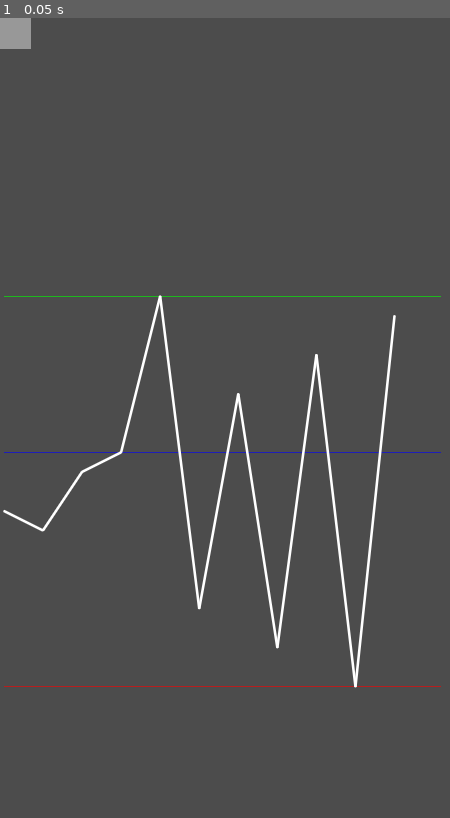
Above: before the commit, frame 1.
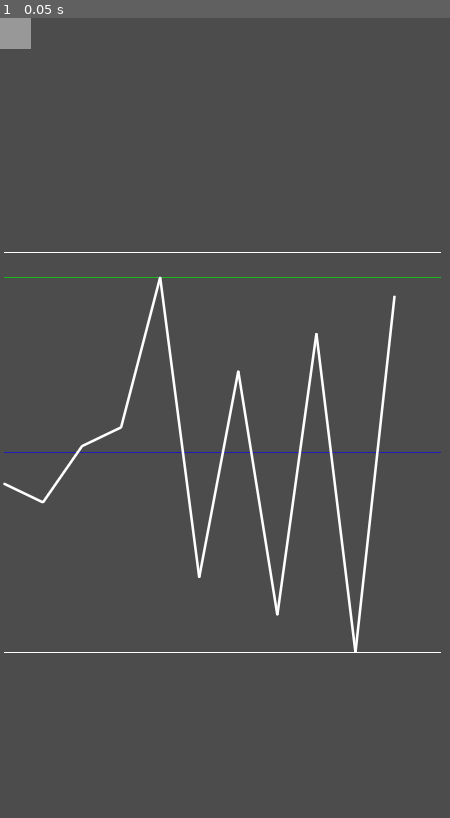
Above: after the commit, the same moment.

Repository: AndreMoukarzel/Grana-Preta
Game: Godot game, scene res://IndexDisplay.tscn
The game is run twice, just before and just after one commit, with the same random seed, the same clock (stepped at 60 frames per second) and the same inputs. This scene is started directly instead of the project's main scene.
Inputs:
- Up to frame 1 (0.05 s): no input

The runs differ from the first frame. In frame 1, 4.2% of the frame differs, in the area x 0-98%, y 29-84%.

Commit message:
Fix Graph's points escaping its limits

Diff:
--- a/IndexDisplay.gd
+++ b/IndexDisplay.gd
@@ -11,6 +11,8 @@
 	var total_height : int # total height of the graph
 	var color : Color # color of the graph's line
 	var line_width : float # width of the graph's line
+	var point_dist : Vector2 # distance between points in this graph
+	var value_offset = 0 # distance the points will be moved to fit centrally in the graph
 
 	func _init(values, pos, central_val = null, val_range = null, total_width = 560,\
 	           total_height = 512, color = Color(1, 1, 1), line_width = 1.0):
@@ -36,17 +38,28 @@
 		self.total_height = total_height
 		self.color        = color
 		self.line_width   = line_width
+		self.point_dist   = Vector2(self.total_width/self.values.size(),\
+		                           -self.total_height/(self.values.max() - self.values.min() + 1)) # point_dist.y is negative because positive values go down visually
+		var max_diff = self.values.max() - self.central_val
+		if -self.point_dist.y * max_diff > self.total_height/2:
+			self.value_offset = max_diff - self.total_height/(2*-self.point_dist.y)
+		else:
+			var min_diff = self.central_val - self.values.min()
+			if -self.point_dist.y * min_diff > self.total_height/2:
+				self.value_offset = -(min_diff - self.total_height/(2*-self.point_dist.y))
+
+		for i in range(self.values.size()):
+			self.values[i] -= self.value_offset
+
 
 	func graph_points():
-		var point_dist    = Vector2(self.total_width/self.values.size(),\
-		                         -self.total_height/(self.values.max() - self.values.min())) # point_dist.y is negative because positive values go down visually
 		var first_diff = self.values[0] - self.central_val
-		print(first_diff)
-		var current_point = Vector2(self.pos.x, self.pos.y + (point_dist.y * first_diff) + self.total_height/2)
+		var current_point = self.get_midpoint() + Vector2(0, self.point_dist.y * first_diff)
 		var points = []
+
 		points.append(current_point)
 		for i in range(1, self.values.size()):
-			current_point += Vector2(point_dist.x, point_dist.y * (self.values[i] - self.values[i-1]))
+			current_point += Vector2(self.point_dist.x, self.point_dist.y * (self.values[i] - self.values[i-1]))
 			points.append(current_point)
 
 		return points
@@ -54,27 +67,28 @@
 	func get_midpoint():
 		return Vector2(self.pos.x, self.pos.y + self.total_height/2)
 
+	# Returns line vertically positioned at central_val
 	func get_central_line_points():
 		return [self.get_midpoint(), self.get_midpoint() + Vector2(self.total_width, 0)]
 
+	# Returns line that represents the top perimeter of the graph
 	func get_top_line_points():
 		return [self.pos, self.pos + Vector2(self.total_width, 0)]
 
+	# Returns line that represents the bottom perimeter of the graph
 	func get_bottom_line_points():
 		return [self.pos + Vector2(0, self.total_height), self.pos + Vector2(self.total_width, self.total_height)]
 
+	# Returns the line vertically positioned at the maximum value in the graph
 	func get_max_line_points():
-		var point_dist = Vector2(self.total_width/self.values.size(),\
-		                        -self.total_height/(self.values.max() - self.values.min())) # point_dist.y is negative because positive values go down visually
 		var max_val = self.values.max()
-		var diff = Vector2(0, (max_val - self.central_val) * point_dist.y)
+		var diff = Vector2(0, (max_val - self.central_val) * self.point_dist.y)
 		return[self.get_midpoint() + diff, self.get_midpoint() + diff + Vector2(self.total_width, 0)]
 
+	# Returns the line vertically positioned at the minimum value in the graph
 	func get_min_line_points():
-		var point_dist = Vector2(self.total_width/self.values.size(),\
-		                        -self.total_height/(self.values.max() - self.values.min())) # point_dist.y is negative because positive values go down visually
 		var min_val = self.values.min()
-		var diff = Vector2(0, (min_val - self.central_val) * point_dist.y)
+		var diff = Vector2(0, (min_val - self.central_val) * self.point_dist.y)
 		return[self.get_midpoint() + diff, self.get_midpoint() + diff + Vector2(self.total_width, 0)]
 
 func _ready():
@@ -85,13 +99,17 @@
 
 func _draw():
 	var LG = LineGraph.new(values, Vector2(5, 300), 3.0)
-	var points = LG.graph_points()
-	var top = LG.get_max_line_points()
+	var points  = LG.graph_points()
+	var top     = LG.get_top_line_points()
+	var maximum = LG.get_max_line_points()
 	var central = LG.get_central_line_points()
-	var bot = LG.get_min_line_points()
+	var minimum = LG.get_min_line_points()
+	var bot     = LG.get_bottom_line_points()
 
-	draw_line(top[0], top[1], Color(0, 1, 0, .6))
+	draw_line(top[0], top[1], Color(1, 1, 1))
+	draw_line(maximum[0], maximum[1], Color(0, 1, 0, .6))
 	draw_line(central[0], central[1], Color(0, 0, 1, .6))
-	draw_line(bot[0], bot[1], Color(1, 0, 0, .6))
+	draw_line(minimum[0], minimum[1], Color(1, 0, 0, .6))
+	draw_line(bot[0], bot[1], Color(1, 1, 1))
 	for i in range(1, points.size()):
 		draw_line(points[i-1], points[i], Color(1, 1, 1), 2.0, true)
